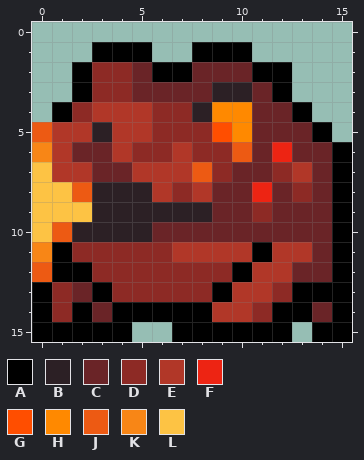
Edited in one commit: pixel-art sprite (run_tree/data/sprites/frog/frog-recovering-side-0.png). The picture above is the old version.
The file is 16x16 pixels.
Palette (. is transparent): A #000000  B #2c2025  C #6a2427  D #8d2a25  E #b13728  F #ed2413  G #ff4e00  H #ff8900  J #ed5a13  K #f88616  L #fdc344
New version:
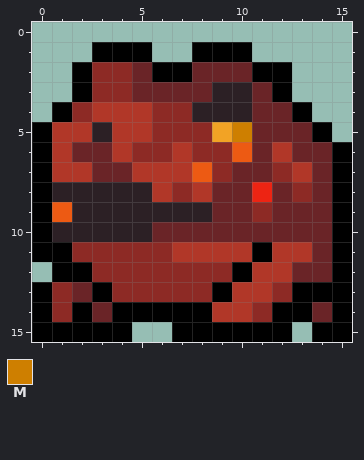
Colours new in this view: M #ce7f00
Commit message: updated frog monster visuals
From old to new:
Colour G changes from #ff4e00 to #f2a325.
Colour J becomes colour A in row 5 at x 0.
Colour K becomes colour A in row 6 at x 0; in row 11 at x 0.
Colour L becomes colour A in rows 7 to 10 at x 0.
Colour H becomes colour B in row 4 at x 9 to 10.
Colour J becomes colour B in row 8 at x 2; in row 10 at x 1.
Colour L becomes colour B in row 8 at x 1; in row 9 at x 2.
Colour F becomes colour E in row 6 at x 12.
Colour L becomes colour J in row 9 at x 1.
Colour H becomes colour M in row 5 at x 10.
The edit erases colour J in row 12 at x 0.
